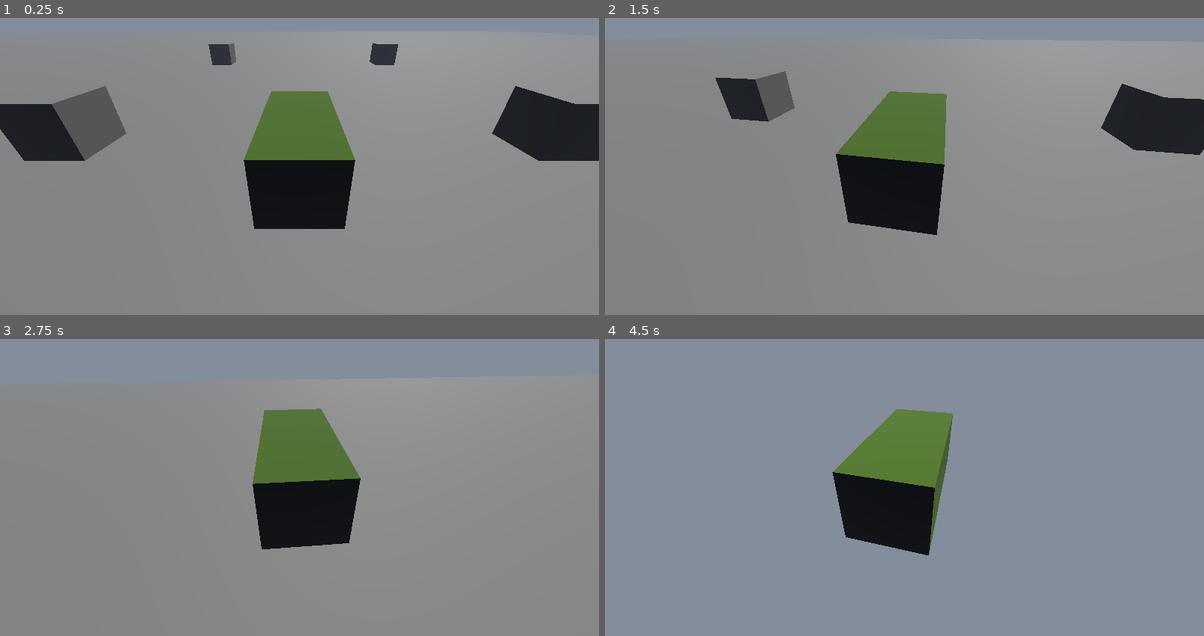
Above: before the commit, frames 1-4 (two rows, left to right).
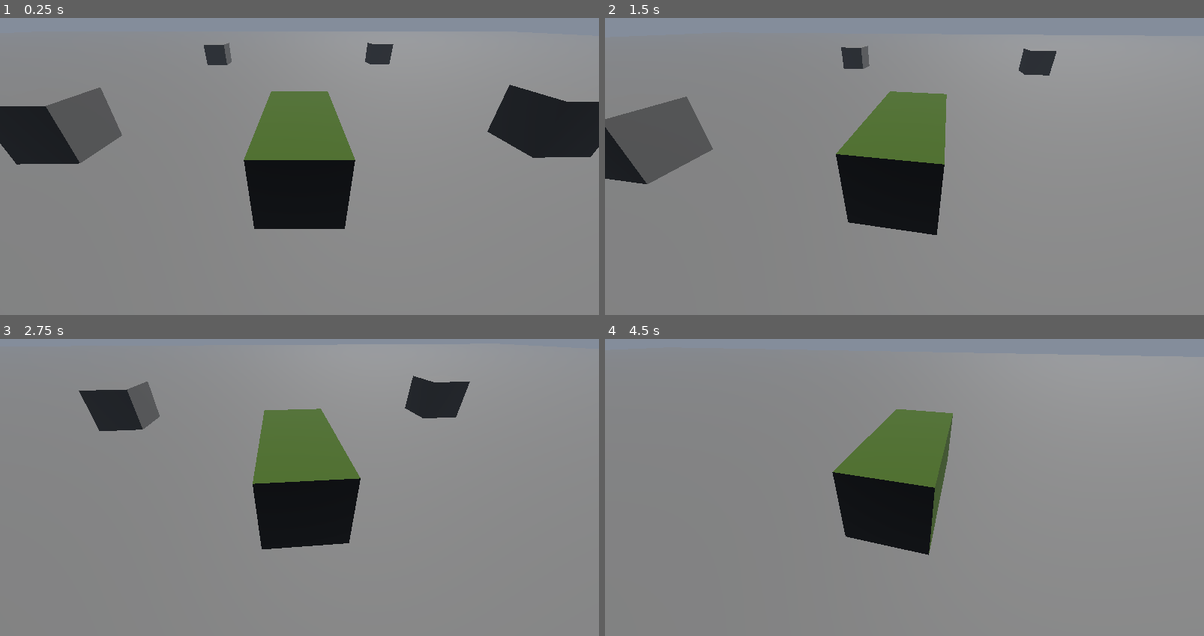
Above: after the commit, the same moments.

Repository: SzymonM06/TechQuest2026_ZSTStrzyzow
Game: Godot game, scene res://level.tscn
Two runs of this game, one before a commit and one after it. Both use one fixed random seed, a clock stepped at 60 frames per second and the inputs below.
Inputs (mouse positions are in pixels of both pictures, inside the frame that each line leads up to):
- Up to frame 1 (0.25 s): no input
- Up to frame 2 (1.5 s): move the mouse to (934, 145) at 0.52 s; hold W (forward) from 0.53 s (still down); move the mouse to (874, 148) at 1.27 s
- Up to frame 3 (2.75 s): keep holding W (forward); move the mouse to (311, 460) at 2.02 s
- Up to frame 4 (4.5 s): keep holding W (forward); move the mouse to (898, 472) at 2.77 s; move the mouse to (946, 472) at 3.52 s; tap Enter at 4.25 s; move the mouse to (856, 463) at 4.27 s

The runs differ from the first frame. In frame 1, 1.4% of the frame differs, in the area x 0-100%, y 8-50%; in frame 2, 9.0%, in the area x 0-100%, y 9-74%; in frame 3, 2.6%; in frame 4, 1.9%.

Commit message:
jeżdzenie działa

Diff:
--- a/player.gd
+++ b/player.gd
@@ -1,6 +1,6 @@
 extends VehicleBody3D
 
-const ENGINE_POWER = 71960.0
+const ENGINE_POWER = 8096.0
 @onready var left_wheels = [$VehicleWheel3D,$VehicleWheel3D2,
 $VehicleWheel3D3,$VehicleWheel3D4,$VehicleWheel3D5,
 $VehicleWheel3D11,$VehicleWheel3D12]
@@ -19,9 +19,9 @@
 	var engine_power = 20.0
 	if steer != 0 and move_dir != 0:
 		for wheel in left_wheels:
-			wheel.engine_force = ENGINE_POWER * (move_dir-steer) * 2
+			wheel.engine_force = ENGINE_POWER * (move_dir-steer*1.6) * 2
 		for wheel in right_wheels:
-			wheel.engine_force = ENGINE_POWER * (move_dir+steer) * 2
+			wheel.engine_force = ENGINE_POWER * (move_dir+steer*1.6) * 2
 	elif steer != 0:
 		for wheel in left_wheels:
 			wheel.engine_force = ENGINE_POWER * -steer * 2
--- a/player.tscn
+++ b/player.tscn
@@ -4,7 +4,7 @@
 [ext_resource type="Script" uid="uid://dy0sd7tidom32" path="res://player.gd" id="1_onrkg"]
 
 [sub_resource type="PhysicsMaterial" id="PhysicsMaterial_onrkg"]
-rough = true
+friction = 0.0
 
 [sub_resource type="StandardMaterial3D" id="StandardMaterial3D_4flbx"]
 vertex_color_use_as_albedo = true
@@ -45,69 +45,55 @@
 [node name="VehicleWheel3D" type="VehicleWheel3D" parent="." unique_id=937428144]
 transform = Transform3D(1, 0, 0, 0, 1, 0, 0, 0, 1, 0.55, -0.357, 0.86)
 wheel_radius = 0.195
-suspension_stiffness = 1.0
 
 [node name="VehicleWheel3D11" type="VehicleWheel3D" parent="." unique_id=1649553236]
 transform = Transform3D(1, 0, 0, 0, 1, 0.00010471976, 0, -0.00010471976, 1, 0.55, -0.314, 1.3)
 wheel_radius = 0.195
-suspension_stiffness = 1.0
 
 [node name="VehicleWheel3D12" type="VehicleWheel3D" parent="." unique_id=1486177175]
 transform = Transform3D(1, 0, 0, 0, 1, 0.00010471976, 0, -0.00010471976, 1, 0.55, -0.314, -1.34)
 wheel_radius = 0.195
-suspension_stiffness = 1.0
 
 [node name="VehicleWheel3D13" type="VehicleWheel3D" parent="." unique_id=1522458254]
 transform = Transform3D(1, 0, 0, 0, 1, 0.00010471976, 0, -0.00010471976, 1, -0.55, -0.314, 1.3)
 wheel_radius = 0.195
-suspension_stiffness = 1.0
 
 [node name="VehicleWheel3D14" type="VehicleWheel3D" parent="." unique_id=1191339034]
-transform = Transform3D(1, 0, 0, 0, 1, 0.00010471976, 0, -0.00010471976, 1, -0.552, -0.314, -1.34)
+transform = Transform3D(1, 0, 0, 0, 1, 0.00010471976, 0, -0.00010471976, 1, -0.66223687, -0.314, -1.34)
 wheel_radius = 0.195
-suspension_stiffness = 1.0
 
 [node name="VehicleWheel3D2" type="VehicleWheel3D" parent="." unique_id=1452761539]
 transform = Transform3D(1, 0, 0, 0, 1, 0, 0, 0, 1, 0.55, -0.357, 0.43)
 wheel_radius = 0.195
-suspension_stiffness = 1.0
 
 [node name="VehicleWheel3D3" type="VehicleWheel3D" parent="." unique_id=571460699]
 transform = Transform3D(1, 0, 0, 0, 1, 0, 0, 0, 1, 0.55, -0.357, 0)
 wheel_radius = 0.195
-suspension_stiffness = 1.0
 
 [node name="VehicleWheel3D4" type="VehicleWheel3D" parent="." unique_id=1838912157]
 transform = Transform3D(1, 0, 0, 0, 1, 0, 0, 0, 1, 0.55, -0.357, -0.43)
 wheel_radius = 0.195
-suspension_stiffness = 1.0
 
 [node name="VehicleWheel3D5" type="VehicleWheel3D" parent="." unique_id=1815864003]
 transform = Transform3D(1, 0, 0, 0, 1, 0, 0, 0, 1, 0.55, -0.357, -0.86)
 wheel_radius = 0.195
-suspension_stiffness = 1.0
 
 [node name="VehicleWheel3D6" type="VehicleWheel3D" parent="." unique_id=2132079545]
 transform = Transform3D(1, 0, 0, 0, 1, 0, 0, 0, 1, -0.551, -0.357, 0.86)
 wheel_radius = 0.195
-suspension_stiffness = 1.0
 
 [node name="VehicleWheel3D7" type="VehicleWheel3D" parent="." unique_id=1506995713]
 transform = Transform3D(1, 0, 0, 0, 1, 0, 0, 0, 1, -0.551, -0.357, 0.43)
 wheel_radius = 0.195
-suspension_stiffness = 1.0
 
 [node name="VehicleWheel3D8" type="VehicleWheel3D" parent="." unique_id=2027719425]
 transform = Transform3D(1, 0, 0, 0, 1, 0, 0, 0, 1, -0.5507979, -0.357, 0)
 wheel_radius = 0.195
-suspension_stiffness = 1.0
 
 [node name="VehicleWheel3D9" type="VehicleWheel3D" parent="." unique_id=188537106]
 transform = Transform3D(1, 0, 0, 0, 1, 0, 0, 0, 1, -0.551, -0.357, -0.43)
 wheel_radius = 0.195
-suspension_stiffness = 1.0
 
 [node name="VehicleWheel3D10" type="VehicleWheel3D" parent="." unique_id=1114193598]
 transform = Transform3D(1, 0, 0, 0, 1, 0, 0, 0, 1, -0.551, -0.357, -0.86)
 wheel_radius = 0.195
-suspension_stiffness = 1.0
